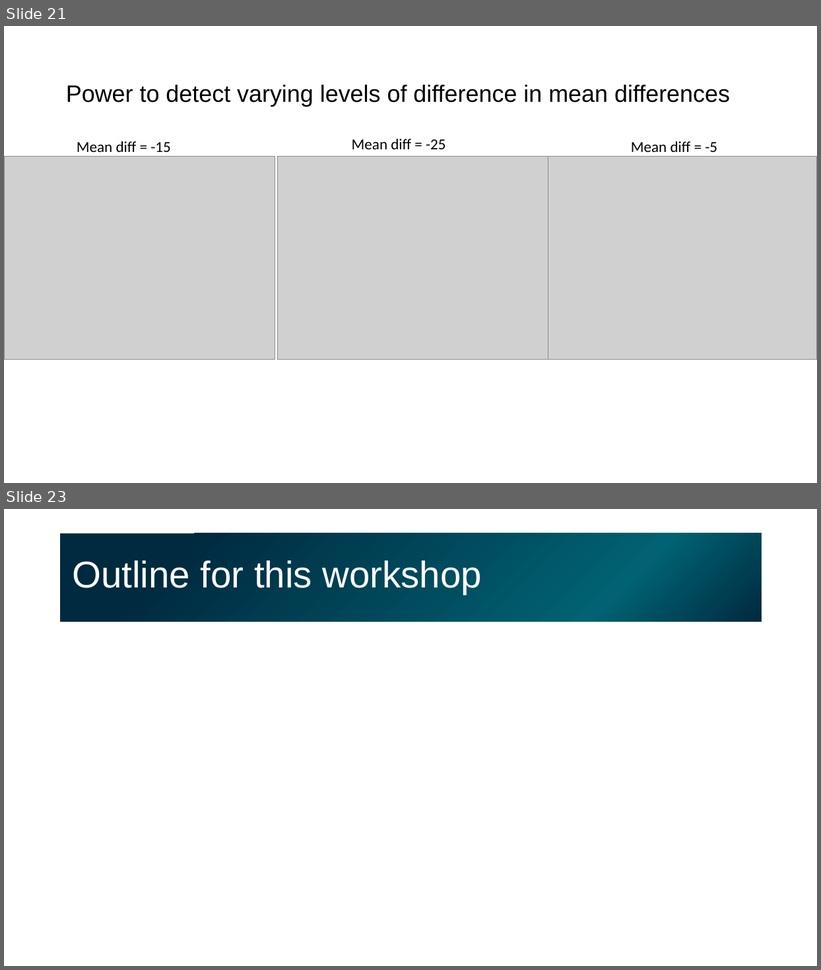
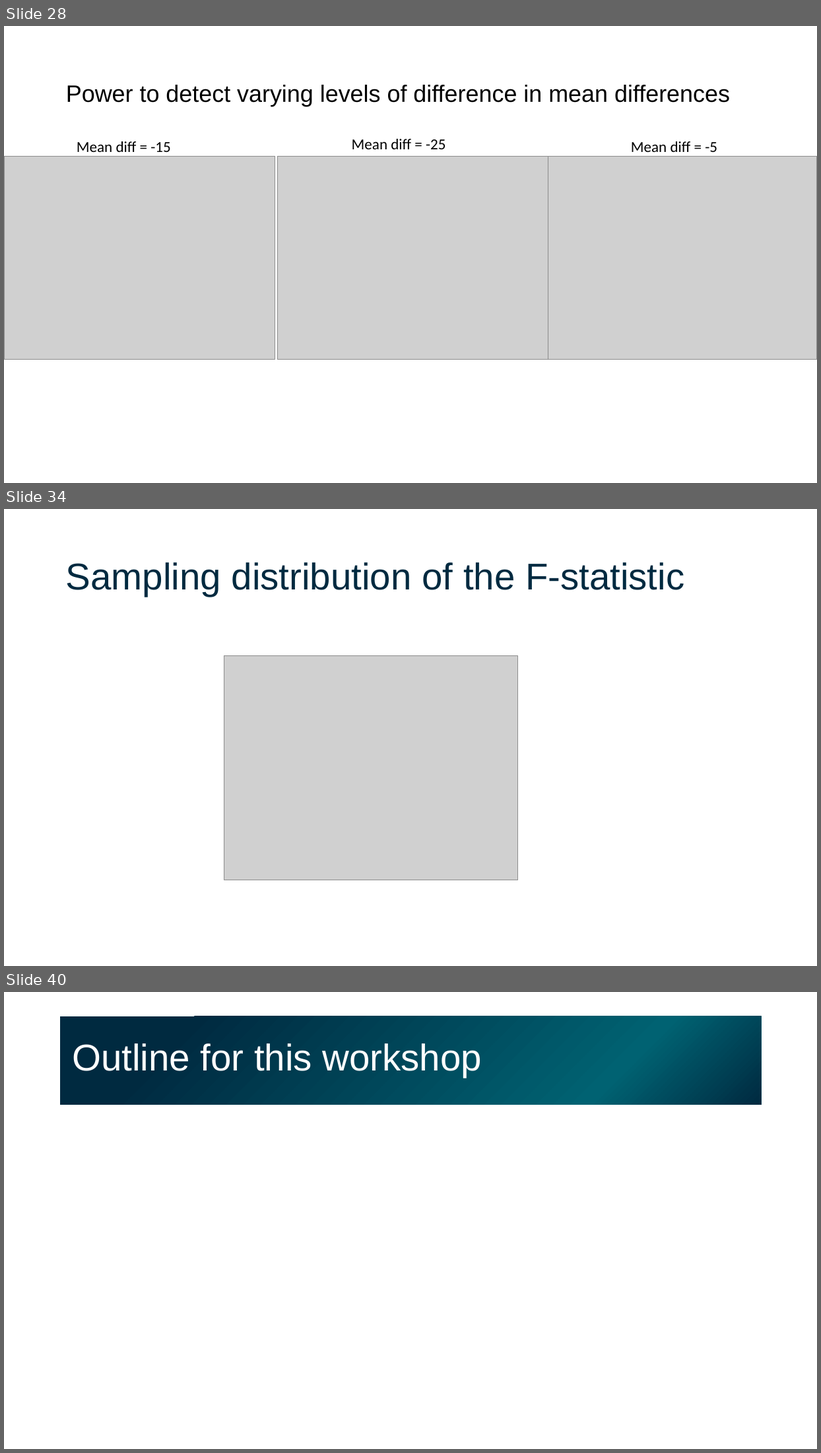
Before and after one commit to gladstone-institutes/Bioinformatics-Workshops, a slide deck: hypothesis-testing/HypothesisTesting.pptx. Shown one above the other, each under a label of ours: slides 21 and 23 before the commit, slides 28, 34 and 40 after it; the slides between them are not shown. The pictures are 821x970 and 821x1453 pixels, drawn with LibreOffice and Linux fonts; fonts in the diff are those of the drawing; grey boxes stand for pictures. Boxes give left, top, right and bottom in pixels: in the first picture for what was removed or moved away, otherwise in the second. Text is boxed around its words. In the diff, an @@ line names an element or a change of style, - is before the commit and + after.

Commit message:
added slides describing different statistics and sampling distributions

```diff
--- a/hypothesis-testing/HypothesisTesting.pptx
+++ b/hypothesis-testing/HypothesisTesting.pptx
@@ slide 34 added at (4, 509, 817, 966), background #FFFFFF @@
@@ title added at (66, 562, 684, 596), 44 pt, text #002A40 @@
+Sampling distribution of the F-statistic
@@ picture added at (224, 656, 518, 881) @@
@@ what was slide 21 is now slide 28 @@
@@ what was slide 23 is now slide 40 @@
```
Also in this commit, not shown: 4 slides changed, 17 other slides added, 1 slide removed.
